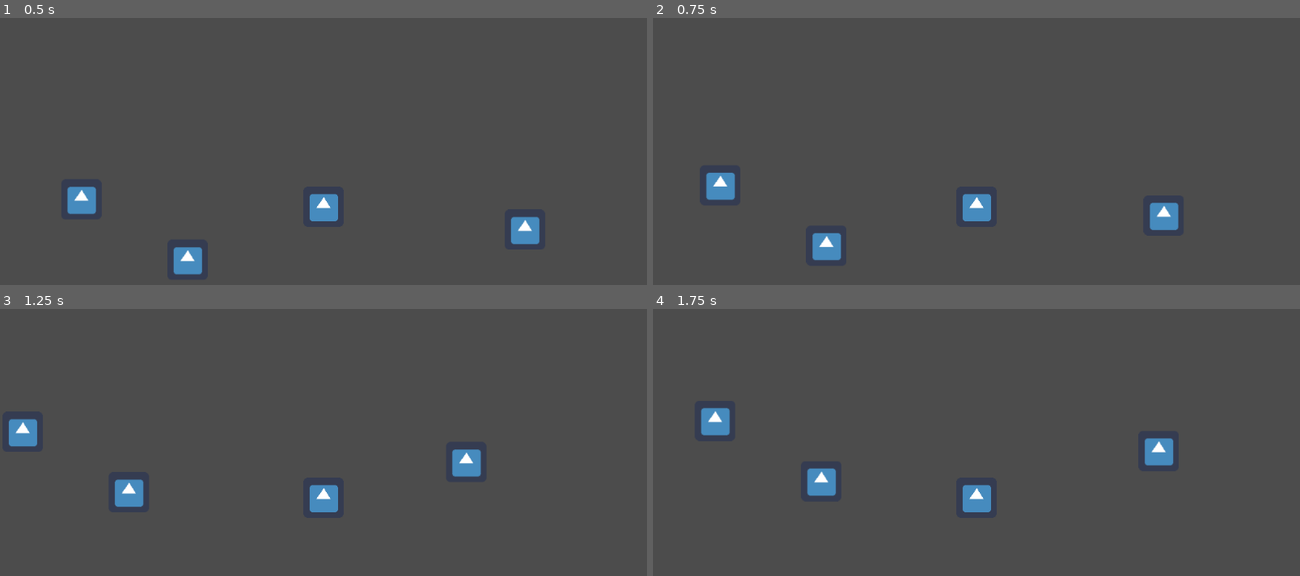
Above: before the commit, frames 1-4 (two rows, left to right).
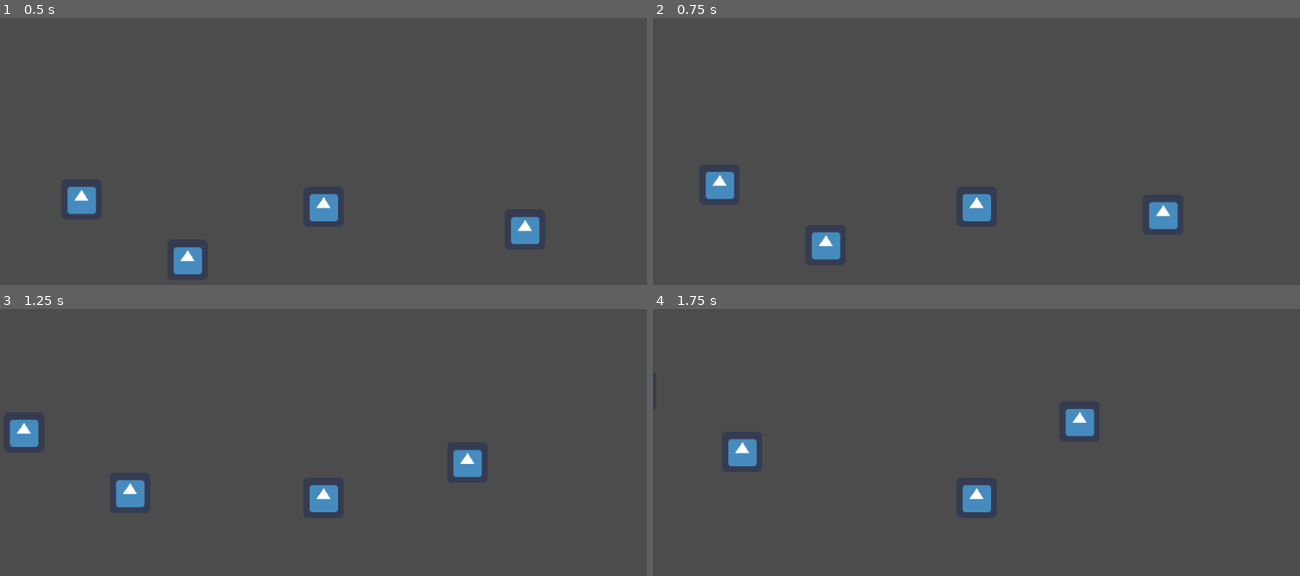
Above: after the commit, the same moments.

Repository: Jimmy-s-Test-Site/20210611_gmtk
Game: Godot game, scene res://Player/Lilou/PlayerTest.tscn
Two runs of this game, one before a commit and one after it. Both use one fixed random seed, a clock stepped at 60 frames per second and the inputs below. This scene is started directly instead of the project's main scene. The engine's default icon, where the game draws it, is replaced by a stand-in: a white triangle on a blue panel in a dark square.
Inputs (mouse positions are in pixels of both pictures, inside the frame that each line leads up to):
- Up to frame 1 (0.5 s): no input
- Up to frame 2 (0.75 s): tap Enter at 0.5 s; move the mouse to (1118, 188) at 0.52 s; hold D (move_right) from 0.53 s (still down); hold S (decelerate) from 0.53 s (still down); click (1118, 188) at 0.67 s
- Up to frame 3 (1.25 s): keep holding D (move_right); keep holding S (decelerate)
- Up to frame 4 (1.75 s): move the mouse to (847, 517) at 1.27 s; release D (move_right) at 1.28 s; release S (decelerate) at 1.28 s; hold A (move_left) from 1.28 s (still down); right-click (847, 517) at 1.35 s; click (847, 517) at 1.42 s

Frame 1 is identical in both runs. In frame 2, 0.4% of the frame differs, in the area x 8-82%, y 57-91%; in frame 3, 0.3%; in frame 4, 2.3%, in the area x 7-81%, y 36-71%.

Commit message:
Edited Player Enter State
- added a spring
- `enter_state`
- started changing `do_state`

Diff:
--- a/Player/Lilou/Player.gd
+++ b/Player/Lilou/Player.gd
@@ -57,27 +57,29 @@
 func enter_state() -> void:
 	match _state:
 		SKATE:
-			pass
+			$DampedSpringJoint2D.node_b = null
 		ATTACH:
-			pass
+			$DampedSpringJoint2D.node_b = self.car_clicked
 		_:
 			return
 
 func do_state() -> void:
 	match self._state:
 		SKATE:
-			self.apply_central_impulse(self.input * self.skate_speed)
+			#if self.linear_velocity.length() < self.skate_max_speed and is_equal_approx(self.linear_velocity.length(), self.skate_max_speed):
+			#	pass
 
-			if self.linear_velocity.length() > self.skate_max_speed:
-				self.linear_velocity = self.linear_velocity.normalized() * self.skate_max_speed
+			print(self.input)
+
+			if self.linear_velocity.length() <= self.skate_max_speed:
+				self.apply_central_impulse(self.input * self.skate_speed)
+
+			#self.apply_central_impulse(self.input * self.skate_speed)
+			#
+			#if self.linear_velocity.length() > self.skate_max_speed:
+			#	self.linear_velocity = self.linear_velocity.normalized() * self.skate_max_speed
 		ATTACH:
-			var propel_direction := self.get_local_mouse_position().normalized()
-			self.apply_central_impulse(propel_direction.rotated(self.rotation).rotated(PI) * self.propel_speed)
-
-			if self.linear_velocity.length() > self.max_propel_speed:
-				self.linear_velocity = self.linear_velocity.normalized() * self.max_propel_speed
-
-			$FireExtinguisher.process_material.direction = Vector3(propel_direction.x, propel_direction.y, 0)
+			pass
 
 func leave_state(state: Physics2DDirectBodyState) -> void:
 	match self._state:
--- a/Player/Lilou/Player.tscn
+++ b/Player/Lilou/Player.tscn
@@ -28,3 +28,7 @@
 [node name="Camera2D" type="Camera2D" parent="."]
 current = true
 process_mode = 0
+
+[node name="DampedSpringJoint2D" type="DampedSpringJoint2D" parent="."]
+node_a = NodePath("..")
+rest_length = 20.0
